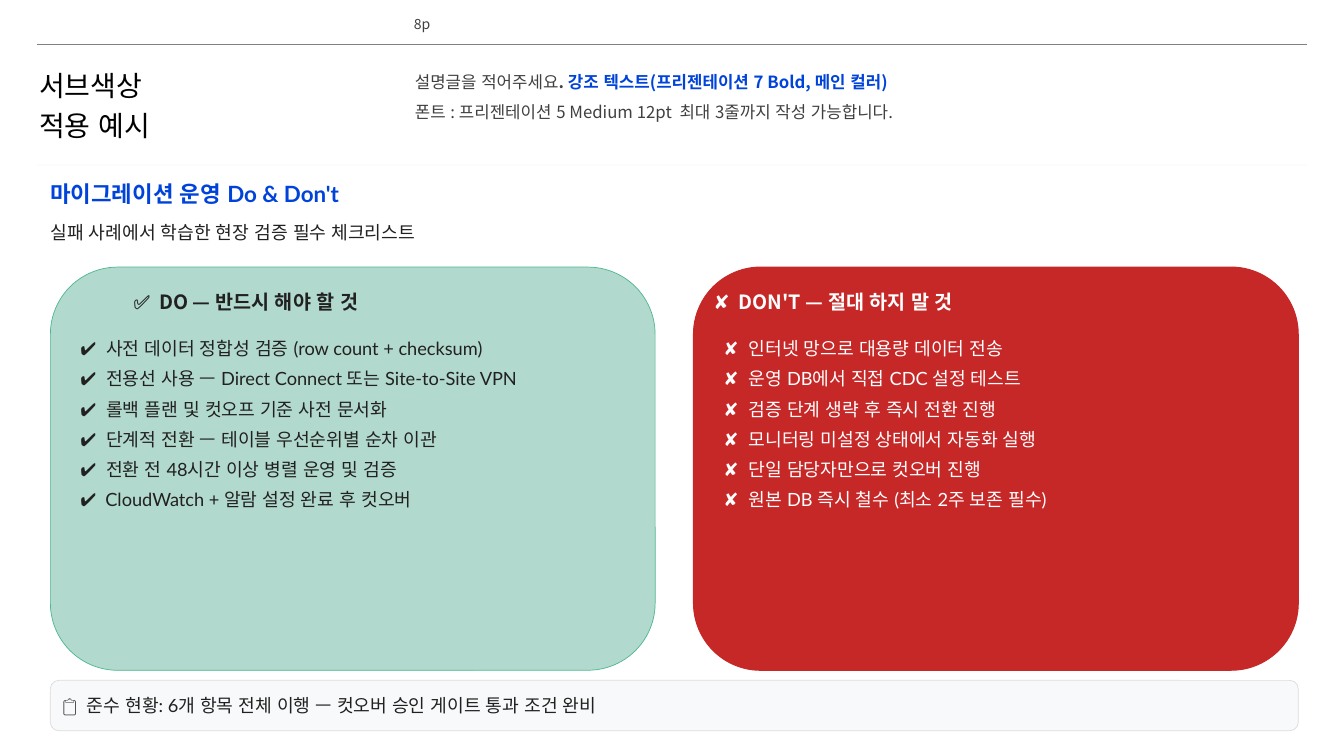
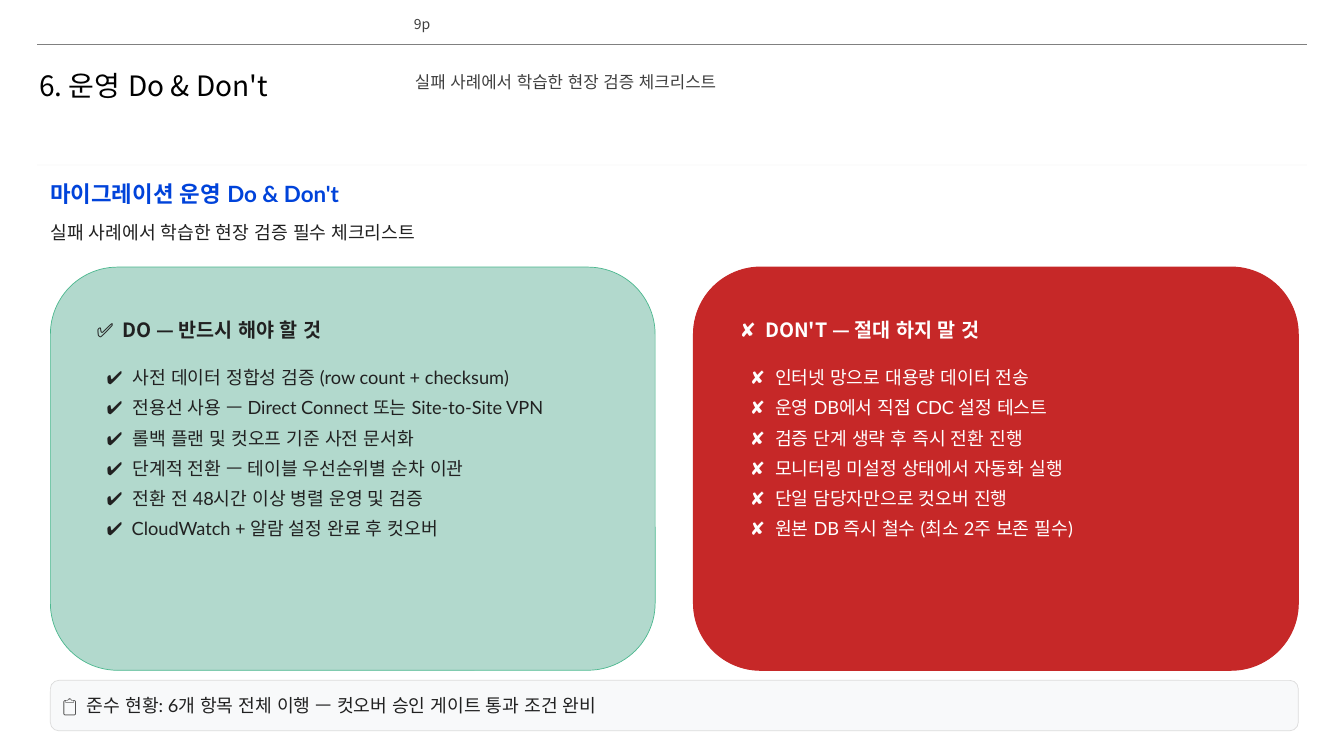
Before and after one commit to lhs6395-hslee/project-steer, a slide deck: slide 9 of results/pptx/Oracle_DB_Migration_Guide.pptx (slide 8 before the commit). Drawn at 1344x756 pixels with LibreOffice and Linux fonts; fonts in the diff are those of the drawing; background and template pictures are left out. Boxes give left, top, right and bottom in pixels: in the first picture for what was removed or moved away, otherwise in the second. Text is boxed around its words. In the diff, an @@ line names an element or a change of style, - is before the commit and + after.

```diff
--- a/results/pptx/Oracle_DB_Migration_Guide.pptx
+++ b/results/pptx/Oracle_DB_Migration_Guide.pptx
@@ text at box(39, 72, 268, 98): text changed @@
-서브색상
-적용 예시
+6. 운영 Do & Don't
@@ text at box(415, 74, 716, 90): text changed @@
-설명글을 적어주세요. 강조 텍스트(프리젠테이션 7 Bold, 메인 컬러)
-폰트 : 프리젠테이션 5 Medium 12pt 최대 3줄까지 작성 가능합니다.
+실패 사례에서 학습한 현장 검증 체크리스트
@@ text "✅ DO — 반드시 해야 ...": place and size @@
-text "✅ DO — 반드시 해야 ..." at box(159, 292, 358, 311)
+text "✅ DO — 반드시 해야 ..." at box(123, 320, 321, 339)
@@ text "✘ DON'T — 절대 하지 ...": place and size @@
-text "✘ DON'T — 절대 하지 ..." at box(739, 292, 953, 311)
+text "✘ DON'T — 절대 하지 ..." at box(765, 320, 979, 339)
@@ text "✔ 사전 데이터 정합성 검증 ...": place and size @@
-text "✔ 사전 데이터 정합성 검증 ..." at box(105, 340, 517, 508)
+text "✔ 사전 데이터 정합성 검증 ..." at box(132, 369, 543, 537)
@@ text "✘ 인터넷 망으로 대용량 데이터 ...": place and size @@
-text "✘ 인터넷 망으로 대용량 데이터 ..." at box(749, 340, 1046, 509)
+text "✘ 인터넷 망으로 대용량 데이터 ..." at box(775, 369, 1073, 538)
```
Also in this commit, not shown: 8 other slides changed, 1 slide added, 7 other files.
